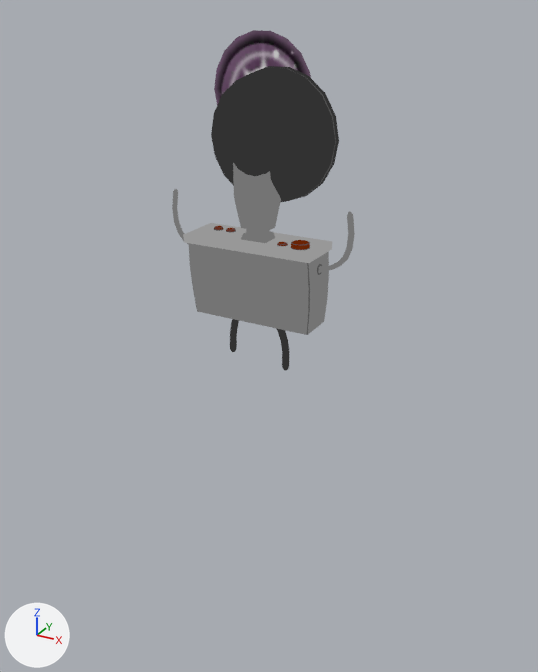
What one commit did to the glTF model godot/assets/models/battle/summons/CameraDude.glb.
Before and after are seen from a 50 mm lens placed at (0.219, -0.382, 0.211), pointed at (-0.005, 0.025, 0.008). Every picture has the same lights, and +X, +Y and +Z are marked at lower left. The first picture is the older version. Both versions are drawn at frame 0 of the action 'CameraDude_Intro'; the numbers are the values there. Vertices at exactly the same position are counted once.

In view in the first picture: 'CameraDude.001'.
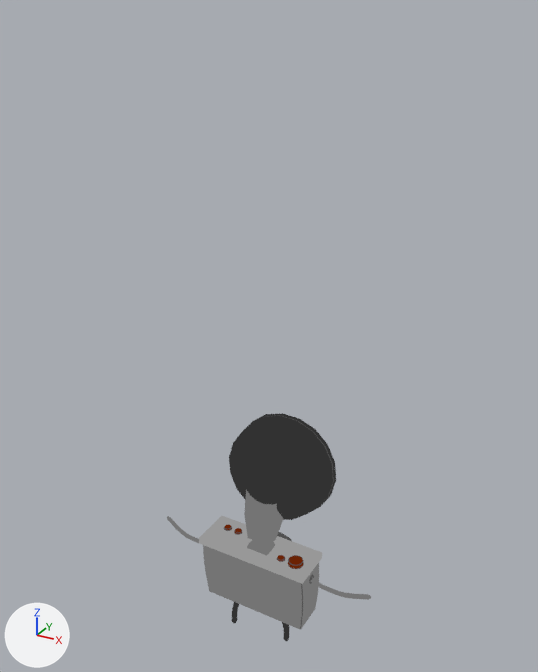
Changed parts and their boxes (x1, y1, x2, y2) in the pictures (538 x 672 px; the box of a moved part takes in the faces that stretch with it):
'CameraDude.001', reshaped, rescaled, moved, turned
    before: (172, 30, 355, 371)
    after: (167, 413, 371, 641)
part 1 of me_cameradude, moved or reshaped
    before: (183, 223, 332, 335)
    after: (199, 516, 322, 630)
part 2 of me_cameradude, moved or reshaped
    before: (246, 229, 270, 236)
    after: (252, 540, 267, 548)
part 3 of me_cameradude, moved or reshaped (not visible before)
    after: (277, 532, 292, 541)
part 4 of me_cameradude, moved or reshaped
    before: (211, 66, 339, 202)
    after: (229, 413, 336, 520)
part 5 of me_cameradude, moved or reshaped
    before: (291, 240, 310, 250)
    after: (288, 555, 304, 569)
part 6 of me_cameradude, moved or reshaped
    before: (277, 242, 288, 246)
    after: (277, 555, 285, 562)
part 7 of me_cameradude, moved or reshaped
    before: (226, 228, 236, 233)
    after: (234, 528, 242, 535)
part 8 of me_cameradude, moved or reshaped
    before: (214, 226, 223, 231)
    after: (224, 524, 232, 531)
part 9 of me_cameradude, moved or reshaped (not visible afterwards)
    before: (214, 30, 311, 105)
part 10 of me_cameradude, moved or reshaped
    before: (230, 319, 290, 371)
    after: (232, 602, 289, 641)
part 11 of me_cameradude, moved or reshaped
    before: (317, 211, 355, 275)
    after: (309, 574, 371, 600)
part 12 of me_cameradude, moved or reshaped
    before: (172, 189, 188, 244)
    after: (167, 516, 199, 543)
part 13 of me_cameradude, moved or reshaped
    before: (233, 163, 281, 243)
    after: (244, 490, 283, 555)

Edits to the bpy script that builds the scene:
```text
Change me_cameradude:
    used by ob_cameradude_001; parent = ob_cameradude; location = (0.0, 0.0, -0.00128); rotation_euler = (1.571, 0.0, 0.0), in degrees (90, 0, 0)
    remove me_cameradude.from_pydata(...)  # 915 vertices, 1640 faces; spans x -1.27..1.24, y 0.0..3.99, z -0.85..0.28
    add me_cameradude.from_pydata(...)  # 915 vertices, 1640 faces; spans x -1.71..1.75, y -0.27..0.94, z -4.67..-1.24
    me_cameradude part 1: the loose piece of 44 vertices spanning x -0.89..0.85, y 0.62..1.66, z -0.36..0.28 is turned 89.6 degrees about the x axis through its middle, then moved by (0.01, -1.1, -3.5)
    me_cameradude part 2: the loose piece of 8 vertices spanning x -0.1..0.12, y 1.74..1.8, z -0.11..0.08 is turned 80.5 degrees about the x axis through its middle, then moved by (0.01, -1.72, -2.9)
    me_cameradude part 3: the loose piece of 60 vertices spanning x -0.32..0.32, y 0.85..1.49, z -0.65..-0.3 is turned 89.6 degrees about the x axis through its middle, then moved by (0.01, -0.69, -3.04)
    me_cameradude part 4: the loose piece of 182 vertices spanning x -0.81..0.8, y 2.02..3.6, z -0.61..0.24 is multiplied about its middle by the matrix ((1.038, 0.01, -0.012), (-0.014, 0.171, -1.022), (-0.009, 0.948, 0.185)), then moved by (0.02, -2.41, -1.75)
    me_cameradude part 5: the loose piece of 48 vertices spanning x 0.49..0.74, y 1.65..1.72, z -0.07..0.17 is turned 89.6 degrees about the x axis through its middle, then moved by (0.01, -1.73, -3.04)
    me_cameradude part 6: the loose piece of 48 vertices spanning x 0.32..0.46, y 1.66..1.68, z 0.0..0.13 is turned 89.6 degrees about the x axis through its middle, then moved by (0.01, -1.73, -3.07)
    me_cameradude part 7: the loose piece of 48 vertices spanning x -0.52..-0.39, y 1.66..1.69, z -0.21..-0.07 is turned 89.6 degrees about the x axis through its middle, then moved by (0.01, -1.53, -2.86)
    me_cameradude part 8: the loose piece of 48 vertices spanning x -0.7..-0.57, y 1.66..1.69, z -0.21..-0.07 is turned 89.6 degrees about the x axis through its middle, then moved by (0.01, -1.52, -2.85)
    me_cameradude part 9: the loose piece of 19 vertices spanning x -1.1..0.33, y 2.58..3.99, z -0.85..-0.81 is scaled about its middle by (0.00999, 0.00178, 0.0424), then moved by (0.42, -2.96, -1.18)
    me_cameradude part 10: 122 of 915 vertices moved; they spanned x -0.47..0.48, y 0.0..0.84, z -0.15..0.1 and now span x -0.48..0.48, y -0.06..0.11, z -4.67..-3.84; mean shift (0.0, -0.39, -4.24); largest move (0.44, 0.02, 0.08) -> (0.44, 0.03, -4.66)
    me_cameradude part 11: 109 of 915 vertices moved; they spanned x 0.8..1.24, y 1.32..2.13, z -0.12..0.01 and now span x 0.81..1.75, y -0.01..0.13, z -3.4..-3.2; mean shift (0.13, -1.52, -3.25); largest move (1.19, 2.09, -0.02) -> (1.71, 0.02, -3.23)
    me_cameradude part 12: 61 of 915 vertices moved; they spanned x -1.27..-0.83, y 1.36..2.13, z -0.09..-0.02 and now span x -1.71..-0.82, y 0.03..0.1, z -3.41..-3.13; mean shift (-0.19, -1.66, -3.23); largest move (-1.21, 2.09, -0.02) -> (-1.67, 0.03, -3.16)
    me_cameradude part 13: 18 of 915 vertices moved; they spanned x -0.24..0.25, y 1.63..2.59, z -0.17..0.13 and now span x -0.23..0.28, y -0.1..0.27, z -3.05..-2.1; mean shift (0.01, -1.86, -2.76); largest move (0.19, 1.63, 0.11) -> (0.2, -0.1, -3.04)
    other edits to the shape of me_cameradude do not show in these pictures
Change ob_cameradude_001:
    remove ob_cameradude_001.parent = ob_cameradude
    ob_cameradude_001.rotation_euler: (1.571, 0.0, 0.0) -> (0.0, 0.0, 0.0)  # degrees (90, 0, 0) -> degrees (0, 0, 0)
    ob_cameradude_001.scale: (1.0, 1.0, 1.0) -> (0.05, 0.05, 0.05)
```
